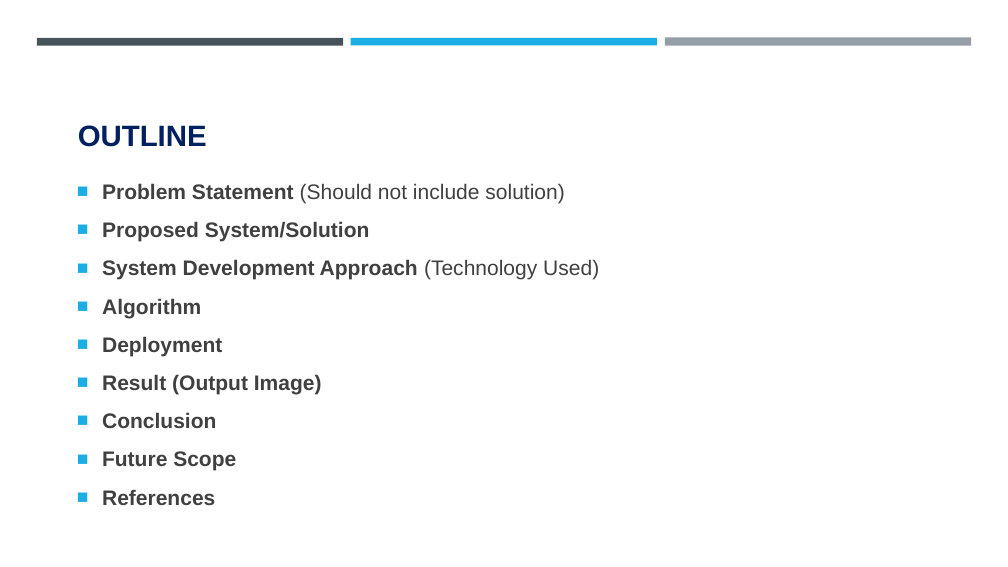
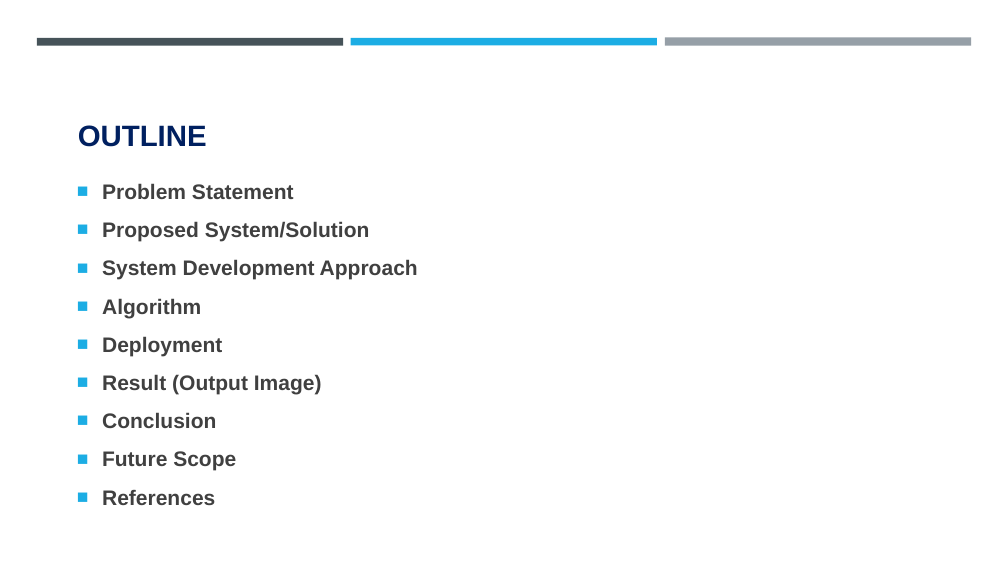
Before and after one commit to Suryank7/Eco-Lifestyle-Agent, a slide deck: slide 2 of ProjectTemplate (1) - Copy.pptx. Drawn at 1008x567 pixels with LibreOffice and Linux fonts; fonts in the diff are those of the drawing; background and template pictures are left out. Boxes give left, top, right and bottom in pixels: in the first picture for what was removed or moved away, otherwise in the second. Text is boxed around its words. In the diff, an @@ line names an element or a change of style, - is before the commit and + after.

```diff
--- a/ProjectTemplate (1) - Copy.pptx
+++ b/ProjectTemplate (1) - Copy.pptx
@@ text at bbox=[102, 183, 294, 199]: text changed; bold on @@
-■ Problem Statement (Should not include solution)
+■ Problem Statement
@@ text at bbox=[102, 259, 418, 280]: text changed @@
-■ System Development Approach (Technology Used)
+■ System Development Approach
```
Also in this commit, not shown: 9 other slides changed, 4 slides added.
